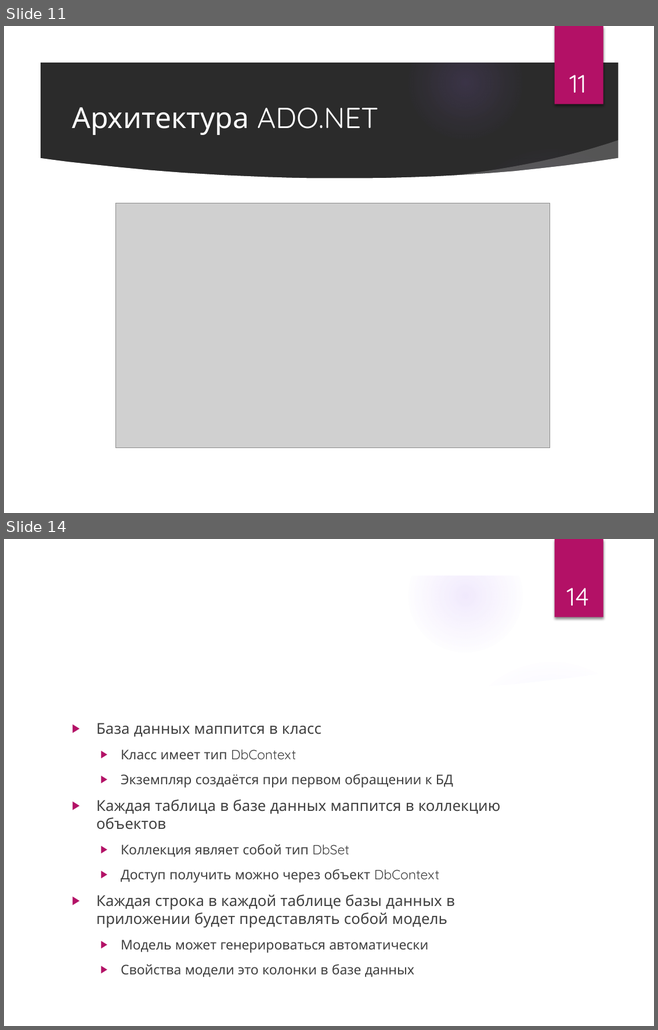
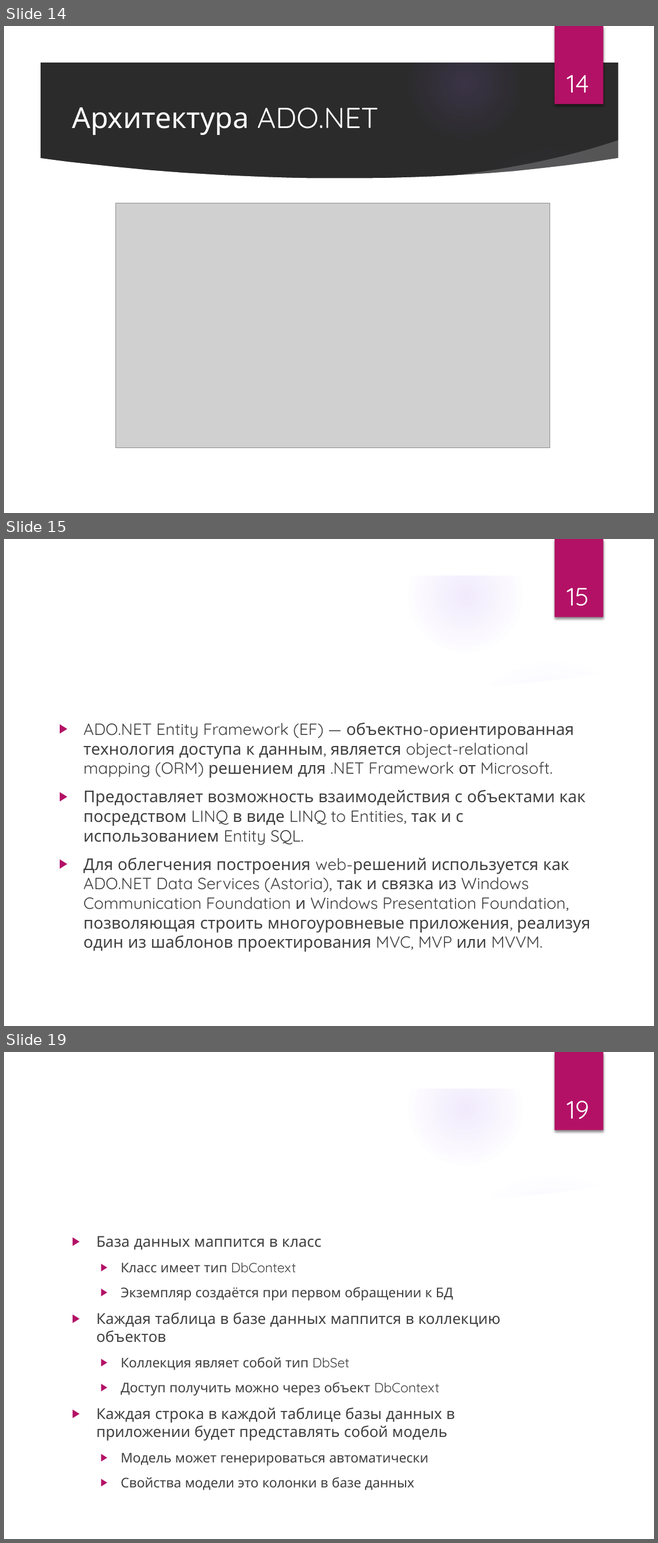
Before and after one commit to Alfredovec/LecturesDotNet, a slide deck: 04Connect.pptx. Shown one above the other, each under a label of ours: slides 11 and 14 before the commit, slides 14, 15 and 19 after it; the slides between them are not shown. The pictures are 658x1030 and 658x1543 pixels, drawn with LibreOffice and Linux fonts; fonts in the diff are those of the drawing; grey boxes stand for pictures; background and template pictures are left out; a plain dark background stands for a picture behind light text. Boxes give left, top, right and bottom in pixels: in the first picture for what was removed or moved away, otherwise in the second. Text is boxed around its words. In the diff, an @@ line names an element or a change of style, - is before the commit and + after.

```diff
--- a/04Connect.pptx
+++ b/04Connect.pptx
@@ slide 15 added at [4,539,654,1026], background picture (left out); not listed: 9 template elements that a slide beside it also shows @@
@@ page number added at [567,588,589,606], 28 pt, text #FFFFFF @@
+15
@@ title added at [65,605,517,655], 32 pt, text #FFFFFF @@
+Entity Framework
@@ text added at [83,722,590,952], 18 pt, text #404040 @@
+▶ ADO.NET Entity Framework (EF) — объектно-ориентированная технология доступа к данным, является object-relational mapping (ORM) решением для .NET Framework от Microsoft.
+▶ Предоставляет возможность взаимодействия с объектами как посредством LINQ в виде LINQ to Entities, так и с использованием Entity SQL.
+▶ Для облегчения построения web-решений используется как ADO.NET Data Services (Astoria), так и связка из Windows Communication Foundation и Windows Presentation Foundation, позволяющая строить многоуровневые приложения, реализуя один из шаблонов проектирования MVC, MVP или MVVM.
@@ what was slide 11 is now slide 14 @@
@@ page number at [567,75,589,93]: text changed @@
-11
+14
@@ what was slide 14 is now slide 19 @@
@@ page number at [567,1101,589,1119]: text changed @@
-14
+19
```
Also in this commit, not shown: 6 slides changed, 8 other slides added, 1 slide removed, 9 other files.
